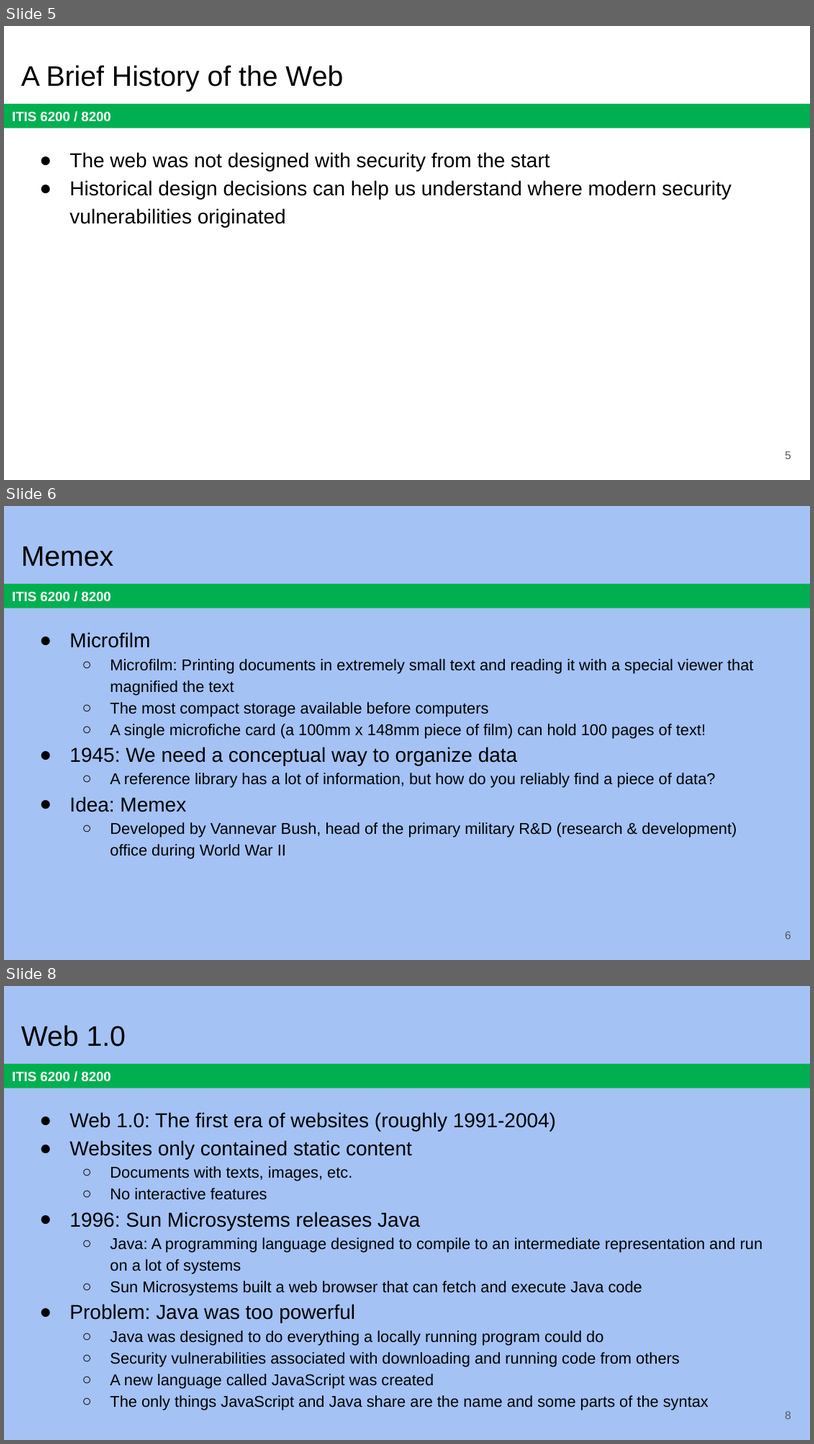
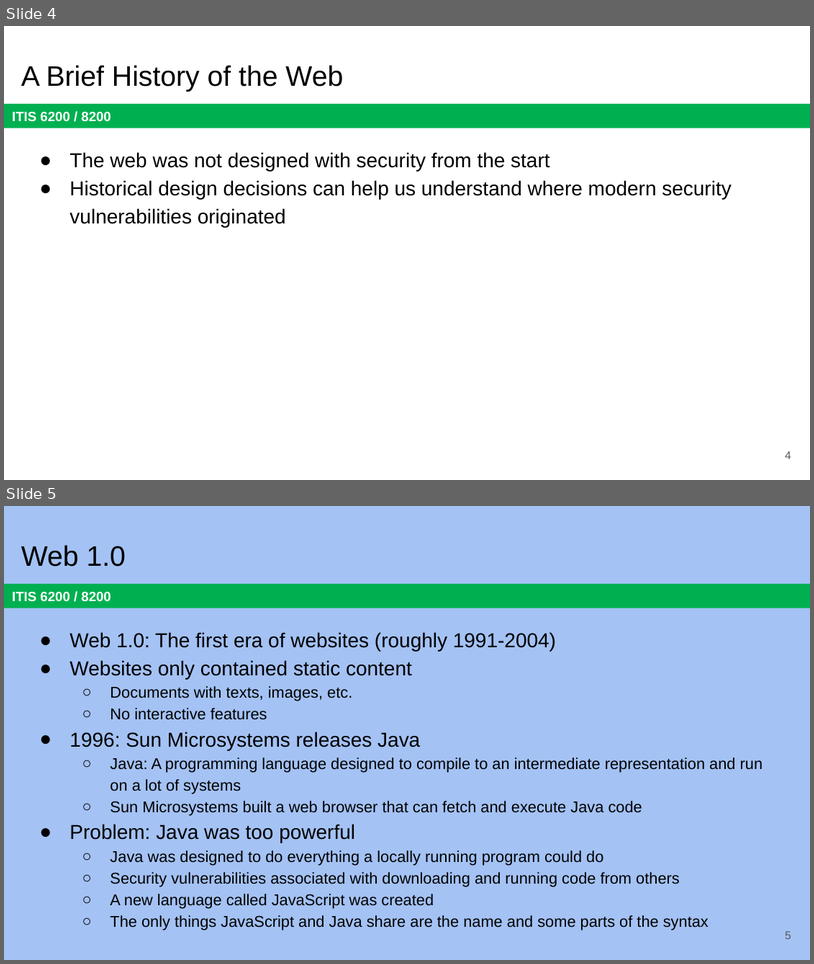
Before and after one commit to jx5c/github.io, a slide deck: teaching/ITIS6200/2023fa/lectures/lec10.pptx. Shown one above the other, each under a label of ours: slides 5, 6 and 8 before the commit, slides 4 and 5 after it; the slides between them are not shown. The pictures are 814x1444 and 814x964 pixels, drawn with LibreOffice and Linux fonts; fonts in the diff are those of the drawing. Boxes give left, top, right and bottom in pixels: in the first picture for what was removed or moved away, otherwise in the second. Text is boxed around its words. In the diff, an @@ line names an element or a change of style, - is before the commit and + after.

```diff
--- a/teaching/ITIS6200/2023fa/lectures/lec10.pptx
+++ b/teaching/ITIS6200/2023fa/lectures/lec10.pptx
@@ slide 6 removed at <box>4,506,810,960</box>, background #A4C2F4; not listed: 1 template element that a slide beside it also shows @@
@@ title removed at <box>21,546,113,566</box> @@
-Memex
@@ text removed at <box>70,632,754,859</box> @@
-● Microfilm
-  ○ Microfilm: Printing documents in extremely small text and reading it with a special viewer that magnified the text
-  ○ The most compact storage available before computers
-  ○ A single microfiche card (a 100mm x 148mm piece of film) can hold 100 pages of text!
-● 1945: We need a conceptual way to organize data
-  ○ A reference library has a lot of information, but how do you reliably find a piece of data?
-● Idea: Memex
-  ○ Developed by Vannevar Bush, head of the primary military R&D (research & development) office during World War II
@@ page number removed at <box>785,931,792,939</box> @@
-6
@@ what was slide 5 is now slide 4 @@
@@ page number at <box>785,451,792,459</box>: text changed @@
-5
+4
@@ what was slide 8 is now slide 5 @@
@@ page number at <box>785,931,792,939</box>: text changed @@
-8
+5
```
Also in this commit, not shown: 2 slides changed, 2 other slides removed, 40 other files.
